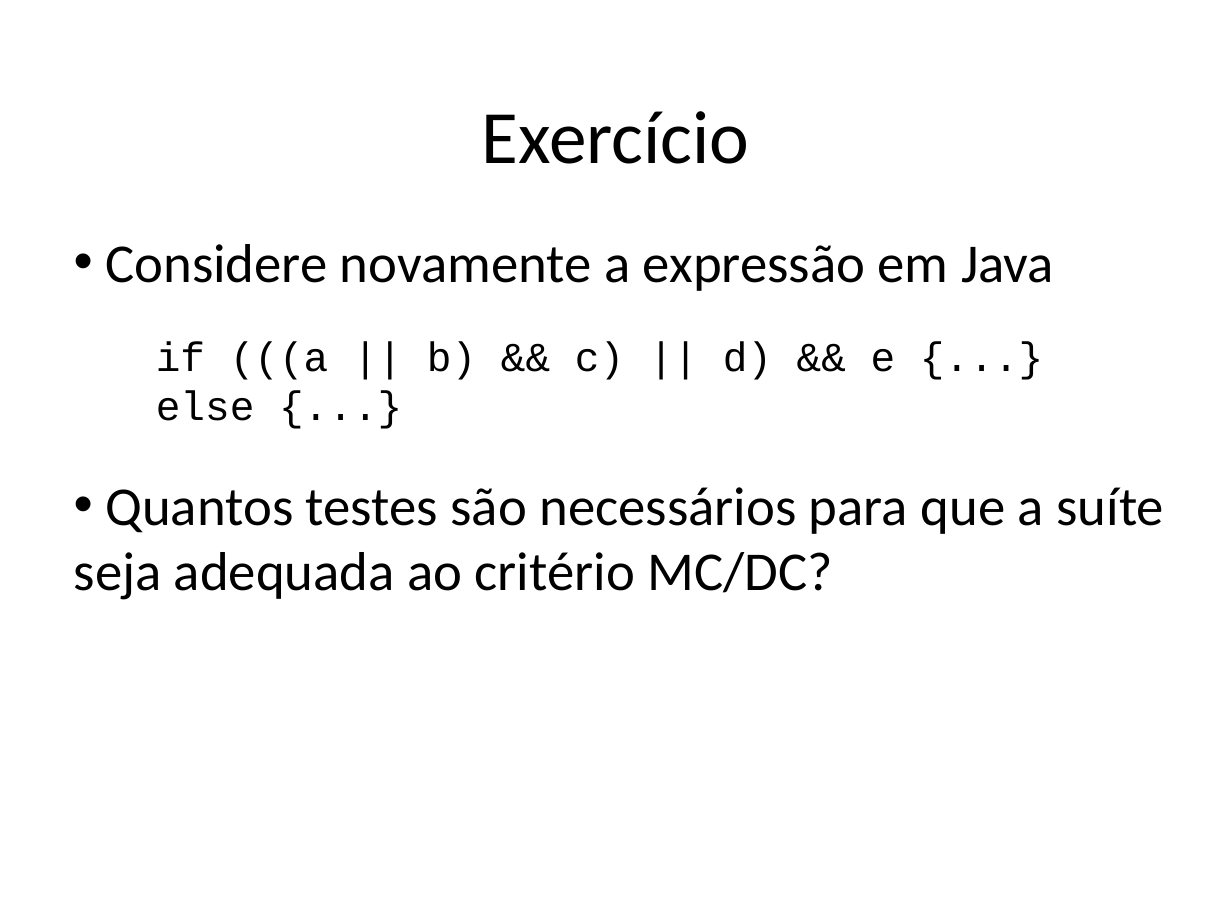
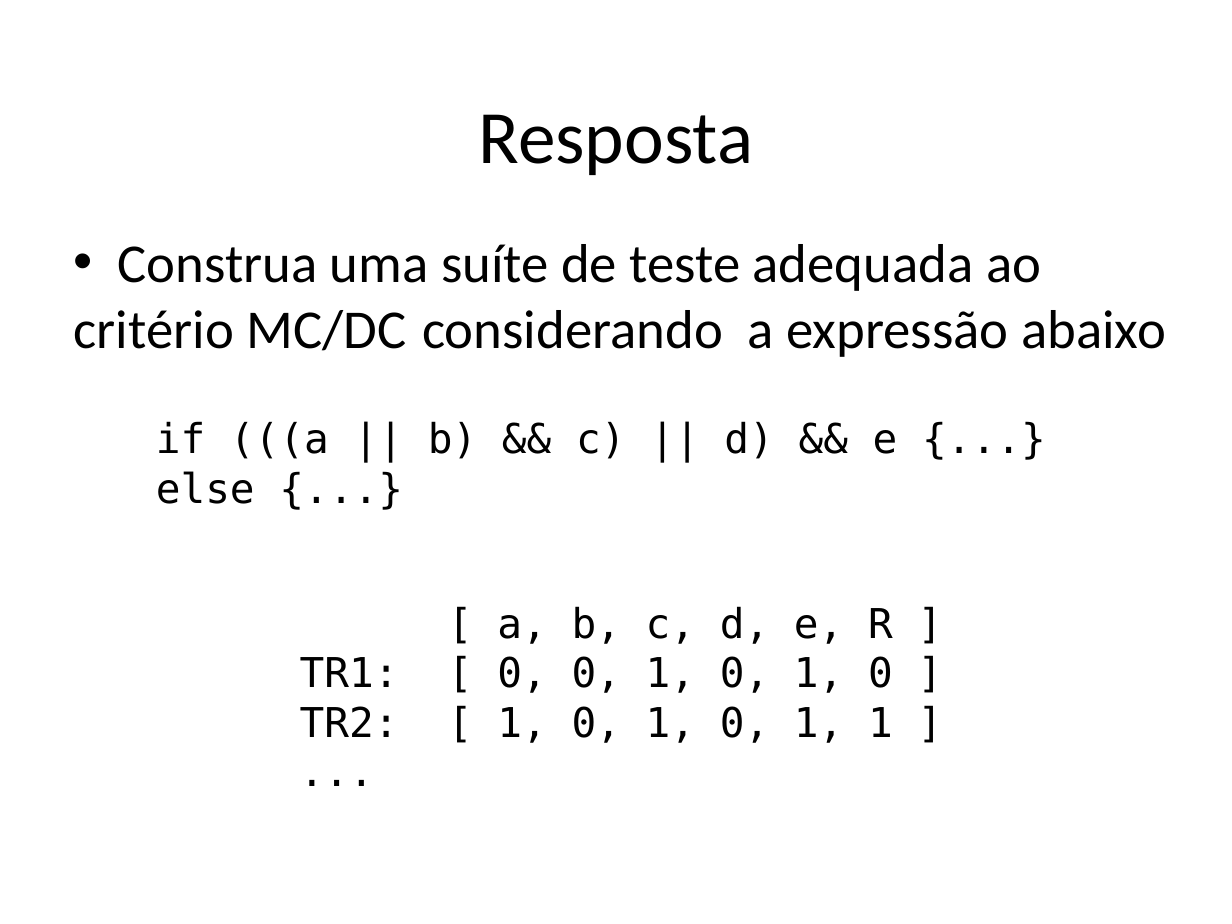
Before and after one commit to STAR-RG/testing-cin, a slide deck: slide 106 of slides.pptx (slide 103 before the commit). Drawn at 1232x924 pixels with LibreOffice and Linux fonts; fonts in the diff are those of the drawing. Boxes give left, top, right and bottom in pixels: in the first picture for what was removed or moved away, otherwise in the second. Text is boxed around its words. In the diff, an @@ line names an element or a change of style, - is before the commit and + after.

```diff
--- a/slides.pptx
+++ b/slides.pptx
@@ text at [478, 114, 753, 175]: text changed @@
-Exercício
+Resposta
@@ text at [74, 244, 1166, 357]: text changed @@
-• Considere novamente a expressão em Java
-• Quantos testes são necessários para que a suíte seja adequada ao critério MC/DC?
+• Construa uma suíte de teste adequada ao critério MC/DC considerando a expressão abaixo
@@ text "if (((a || b) && ...": place and size @@
-text "if (((a || b) && ..." at [156, 342, 896, 421]
+text "if (((a || b) && ..." at [156, 421, 898, 504]
@@ text "if (((a || b) && ..." at [156, 421, 898, 504]: font Courier New to DejaVu Sans Mono @@
@@ text added at [497, 606, 893, 743], 24 pt, text #000000 @@
+[ a, b, c, d, e, R ]
+TR1: [ 0, 0, 1, 0, 1, 0 ]
+TR2: [ 1, 0, 1, 0, 1, 1 ]
+...
```
Also in this commit, not shown: 9 other slides changed, 8 slides added, 1 slide removed.
